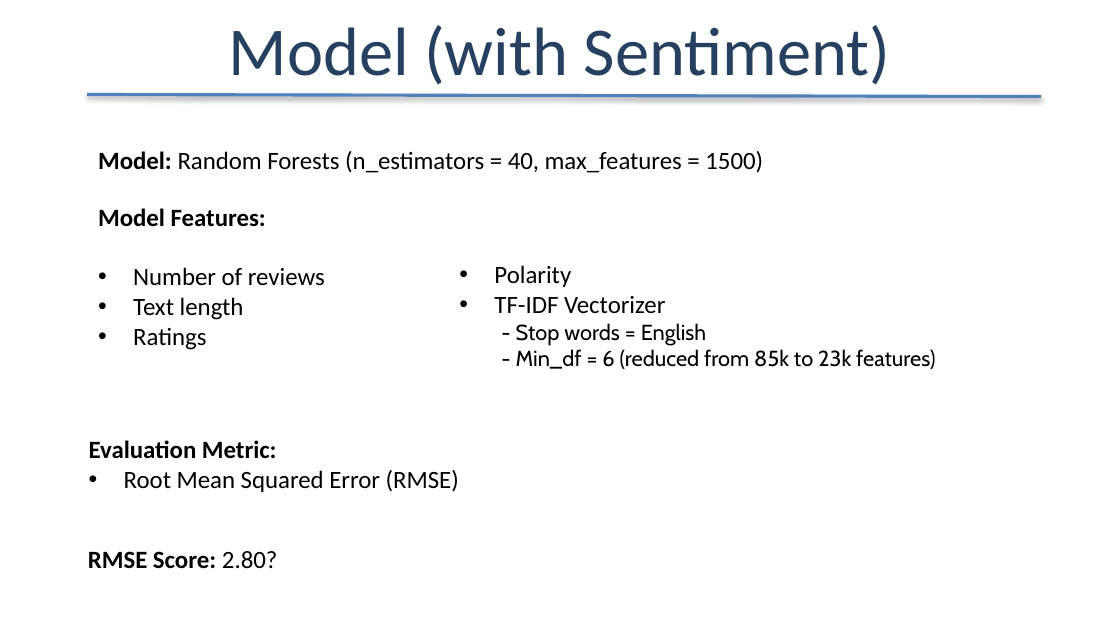
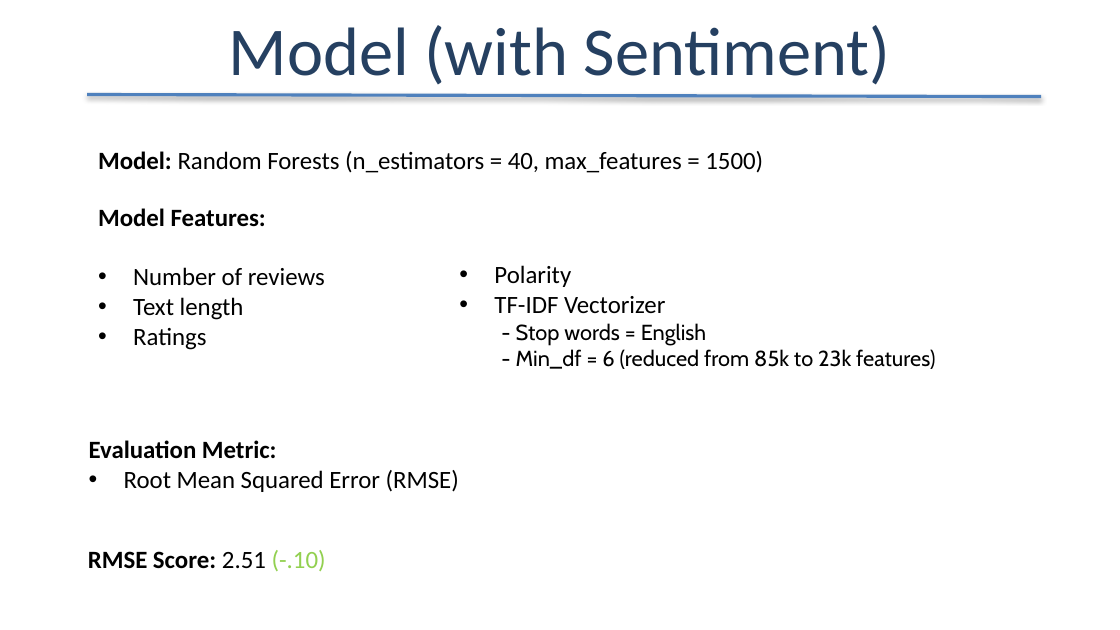
Before and after one commit to shehzadb03/General_Assembly_Yelp_NLP_Draft, a slide deck: slide 17 of DAT7_Bashir.pptx. Drawn at 1120x630 pixels with LibreOffice and Linux fonts; fonts in the diff are those of the drawing. Boxes give left, top, right and bottom in pixels: in the first picture for what was removed or moved away, otherwise in the second. Text is boxed around its words. In the diff, an @@ line names an element or a change of style, - is before the commit and + after.

```diff
--- a/DAT7_Bashir.pptx
+++ b/DAT7_Bashir.pptx
@@ text at (88, 550, 326, 571): text changed @@
-RMSE Score: 2.80?
+RMSE Score: 2.51 (-.10)
```
Also in this commit, not shown: 2 other slides changed, 1 slide added, 2 other files.
